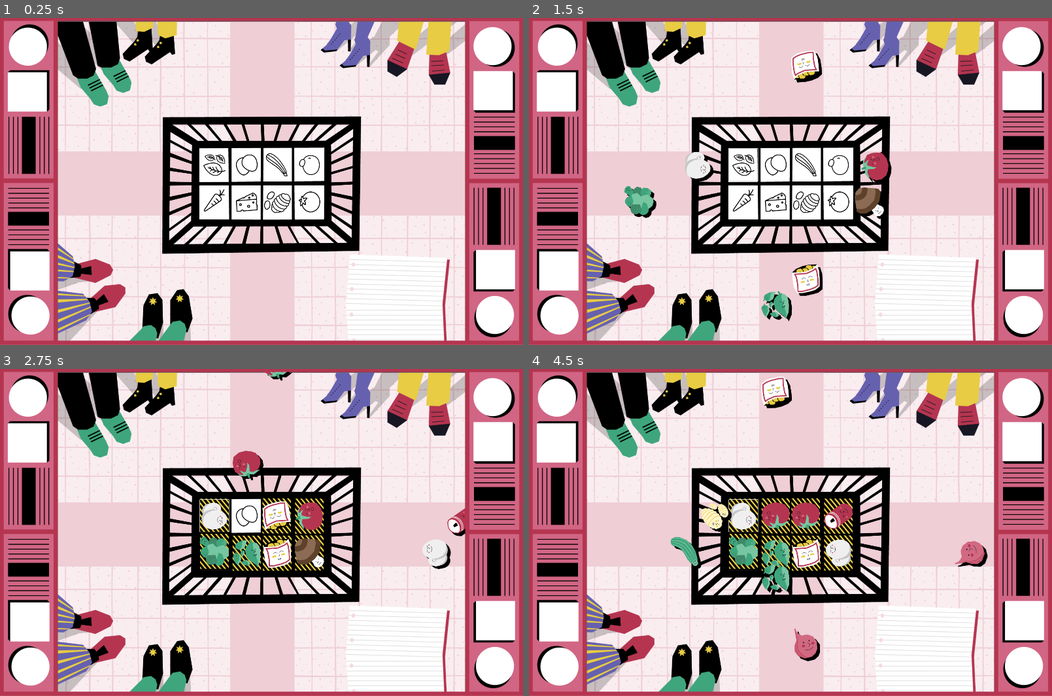
Above: before the commit, frames 1-4 (two rows, left to right).
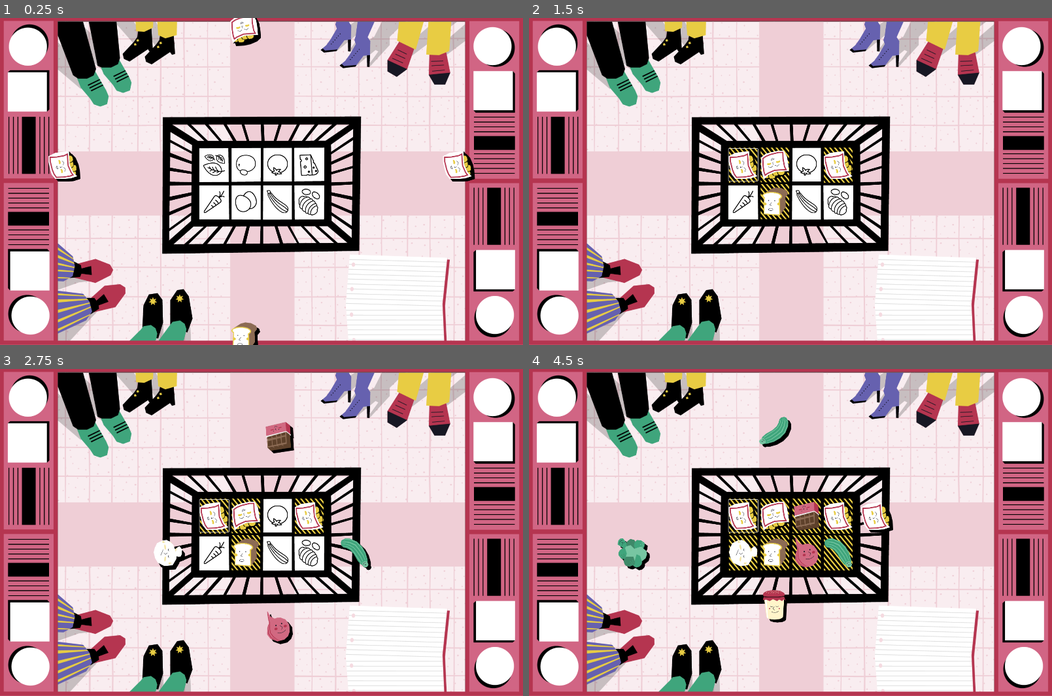
Above: after the commit, the same moments.

Repository: nuco-san/rotary_game
Game: Godot game, scene res://minigioco_1.tscn
Same seed, same stepped clock (60 frames per second), same inputs: the game is played once before the commit and once after it.
Inputs (mouse positions are in pixels of both pictures, inside the frame that each line leads up to):
- Up to frame 1 (0.25 s): no input
- Up to frame 2 (1.5 s): click (743, 165) at 0.52 s; click (743, 165) at 1.27 s
- Up to frame 3 (2.75 s): click (214, 516) at 2.02 s
- Up to frame 4 (4.5 s): move the mouse to (989, 519) at 2.77 s; click (989, 519) at 2.92 s; move the mouse to (602, 516) at 3.52 s; click (602, 516) at 3.67 s; move the mouse to (654, 552) at 4.27 s; click (654, 552) at 4.42 s

The runs differ from the first frame. In frame 1, 2.5% of the frame differs, in the area x 9-91%, y 0-100%; in frame 2, 5.1%; in frame 3, 6.1%; in frame 4, 7.2%, in the area x 16-88%, y 2-90%.

Commit message:
fatto una build web

Diff:
--- a/food_track.gd
+++ b/food_track.gd
@@ -1,12 +1,13 @@
 extends Node2D
 
+signal track_empty
+
+@export var track_id : int
 @export var moving_food : PackedScene
 @export var finishing_point : Marker2D
 
 @export var food_res : FoodRes
 @export var acceptable_id : String
-
-@export var spawn_time_interval : Vector2
 
 @export var sprite_rotation : float = 0.0
 
@@ -18,13 +19,6 @@
 	$FinishingPoint/FoodIcon.texture = load("res://03_Icone_EXPORT_ROTARY/" + acceptable_id + "_icona.png")
 	$FinishingPoint/FoodIcon.rotation_degrees = sprite_rotation
 	$FinishingPoint/ArrivedFoodSprite.rotation_degrees = sprite_rotation
-	prepare_spawn()
-
-
-func prepare_spawn():
-	randomize()
-	$Timer.wait_time = randf_range(spawn_time_interval.x, spawn_time_interval.y)
-	$Timer.start()
 
 
 func spawn_food():
@@ -34,11 +28,12 @@
 	var random_id = food_res.food_ids[randi() % food_res.food_ids.size()]
 	new_food.set_id(random_id)
 	new_food.set_sprite_rotation(sprite_rotation)
-	new_food.food_clicked.connect(_on_food_clicked)
+	new_food.food_clicked.connect(_on_food_avoided)
 	new_food.move(finishing_point)
 
 
 func _on_destination_area_entered(area):
+	track_empty.emit(track_id)
 	if acceptable_id == area.food_id:
 		print(area.food_id)
 		$FinishingPoint/FoodBackground.texture = load("res://04_Sprite_EXPORT_ROTARY/Slot_corretto.png")
@@ -46,11 +41,10 @@
 		$FinishingPoint/FoodBackground.texture = load("res://04_Sprite_EXPORT_ROTARY/Slot_sbagliato.png")
 	$FinishingPoint/ArrivedFoodSprite.texture = load("res://04_Sprite_EXPORT_ROTARY/Sprite_prodotti_senzaombra_EXPORT_ROTARY/" + area.food_id + "_sprite.png")
 	area.destroy()
-	prepare_spawn()
 
 
-func _on_food_clicked():
-	prepare_spawn()
+func _on_food_avoided():
+	track_empty.emit(track_id)
 
 
 func _on_clear_button_pressed():
--- a/food_track.tscn
+++ b/food_track.tscn
@@ -12,8 +12,7 @@
 moving_food = ExtResource("1_syq3h")
 finishing_point = NodePath("FinishingPoint")
 food_res = ExtResource("3_aetv5")
-acceptable_id = "Cipolla"
-spawn_time_interval = Vector2(0.2, 2)
+acceptable_id = "Basilico"
 
 [node name="FinishingPoint" type="Marker2D" parent="."]
 position = Vector2(666, 0)
--- a/minigioco_1.tscn
+++ b/minigioco_1.tscn
@@ -1,8 +1,8 @@
 [gd_scene load_steps=6 format=3 uid="uid://o2sn21hp4o6q"]
 
 [ext_resource type="Texture2D" uid="uid://u50vlx67dgir" path="res://02_Sfondi_EXPORT_ROTARY/Sfondo_1_sotto.png" id="1_dqomy"]
-[ext_resource type="PackedScene" uid="uid://bumq6v5ke4wr3" path="res://food_track.tscn" id="2_0ecwa"]
 [ext_resource type="Texture2D" uid="uid://dqk8h2acy0fnk" path="res://02_Sfondi_EXPORT_ROTARY/Sfondo_1_sopra.png" id="3_16vsc"]
+[ext_resource type="PackedScene" uid="uid://byqe3fujk7gld" path="res://track_manager.tscn" id="3_f0adg"]
 
 [sub_resource type="Shader" id="Shader_blodx"]
 code = "shader_type canvas_item;
@@ -47,68 +47,6 @@
 position = Vector2(960, 600)
 texture = ExtResource("1_dqomy")
 
-[node name="FoodTrack_left1" parent="." instance=ExtResource("2_0ecwa")]
-position = Vector2(159, 542)
-acceptable_id = "Basilico"
-sprite_rotation = 90.0
-
-[node name="FinishingPoint" parent="FoodTrack_left1" index="0"]
-position = Vector2(628, -2)
-
-[node name="FoodTrack_left2" parent="." instance=ExtResource("2_0ecwa")]
-position = Vector2(159, 671)
-acceptable_id = "Carota"
-sprite_rotation = 90.0
-
-[node name="FinishingPoint" parent="FoodTrack_left2" index="0"]
-position = Vector2(628, -2)
-
-[node name="FoodTrack_bottom1" parent="." instance=ExtResource("2_0ecwa")]
-position = Vector2(903, 1250)
-acceptable_id = "Formaggio"
-
-[node name="FinishingPoint" parent="FoodTrack_bottom1" index="0"]
-position = Vector2(3, -574)
-
-[node name="FoodTrack_bottom2" parent="." instance=ExtResource("2_0ecwa")]
-position = Vector2(1015, 1250)
-acceptable_id = "Gnocchi"
-
-[node name="FinishingPoint" parent="FoodTrack_bottom2" index="0"]
-position = Vector2(3, -574)
-
-[node name="FoodTrack_right1" parent="." instance=ExtResource("2_0ecwa")]
-position = Vector2(1772, 559)
-acceptable_id = "Mozzarella"
-sprite_rotation = -90.0
-
-[node name="FinishingPoint" parent="FoodTrack_right1" index="0"]
-position = Vector2(-636, -19)
-
-[node name="FoodTrack_right2" parent="." instance=ExtResource("2_0ecwa")]
-position = Vector2(1774, 674)
-acceptable_id = "Pomodoro"
-sprite_rotation = -90.0
-
-[node name="FinishingPoint" parent="FoodTrack_right2" index="0"]
-position = Vector2(-638, 1)
-
-[node name="FoodTrack_top1" parent="." instance=ExtResource("2_0ecwa")]
-position = Vector2(903, -49)
-acceptable_id = "Uova"
-sprite_rotation = 180.0
-
-[node name="FinishingPoint" parent="FoodTrack_top1" index="0"]
-position = Vector2(3, 588)
-
-[node name="FoodTrack_top2" parent="." instance=ExtResource("2_0ecwa")]
-position = Vector2(1013, -49)
-acceptable_id = "Zucchina"
-sprite_rotation = 180.0
-
-[node name="FinishingPoint" parent="FoodTrack_top2" index="0"]
-position = Vector2(3, 588)
-
 [node name="Sfondo_sopra" type="Sprite2D" parent="."]
 position = Vector2(960, 600)
 texture = ExtResource("3_16vsc")
@@ -118,11 +56,78 @@
 offset_right = 40.0
 offset_bottom = 40.0
 
-[editable path="FoodTrack_left1"]
-[editable path="FoodTrack_left2"]
-[editable path="FoodTrack_bottom1"]
-[editable path="FoodTrack_bottom2"]
-[editable path="FoodTrack_right1"]
-[editable path="FoodTrack_right2"]
-[editable path="FoodTrack_top1"]
-[editable path="FoodTrack_top2"]
+[node name="TrackManager_Left" parent="." instance=ExtResource("3_f0adg")]
+position = Vector2(120, 540)
+
+[node name="FoodTrack1" parent="TrackManager_Left" index="0"]
+sprite_rotation = 90.0
+
+[node name="FoodTrack2" parent="TrackManager_Left" index="1"]
+position = Vector2(0, 135)
+acceptable_id = "Carota"
+sprite_rotation = 90.0
+
+[node name="TrackManager_Right" parent="." instance=ExtResource("3_f0adg")]
+position = Vector2(1788, 540)
+
+[node name="FoodTrack1" parent="TrackManager_Right" index="0"]
+acceptable_id = "Formaggio"
+sprite_rotation = 90.0
+
+[node name="FinishingPoint" parent="TrackManager_Right/FoodTrack1" index="0"]
+position = Vector2(-653, 0)
+
+[node name="FoodTrack2" parent="TrackManager_Right" index="1"]
+position = Vector2(0, 135)
+acceptable_id = "Gnocchi"
+sprite_rotation = 90.0
+
+[node name="FinishingPoint" parent="TrackManager_Right/FoodTrack2" index="0"]
+position = Vector2(-653, 0)
+
+[node name="TrackManager_Top" parent="." instance=ExtResource("3_f0adg")]
+position = Vector2(895, -60)
+
+[node name="FoodTrack1" parent="TrackManager_Top" index="0"]
+acceptable_id = "Mozzarella"
+sprite_rotation = 180.0
+
+[node name="FinishingPoint" parent="TrackManager_Top/FoodTrack1" index="0"]
+position = Vector2(8, 600)
+
+[node name="FoodTrack2" parent="TrackManager_Top" index="1"]
+position = Vector2(130, 1)
+acceptable_id = "Pomodoro"
+sprite_rotation = 180.0
+
+[node name="FinishingPoint" parent="TrackManager_Top/FoodTrack2" index="0"]
+position = Vector2(-6, 599)
+
+[node name="TrackManager_Bottom" parent="." instance=ExtResource("3_f0adg")]
+position = Vector2(895, 1268)
+
+[node name="FoodTrack1" parent="TrackManager_Bottom" index="0"]
+acceptable_id = "Uova"
+
+[node name="FinishingPoint" parent="TrackManager_Bottom/FoodTrack1" index="0"]
+position = Vector2(8, -594)
+
+[node name="FoodTrack2" parent="TrackManager_Bottom" index="1"]
+position = Vector2(130, 1)
+acceptable_id = "Zucchina"
+
+[node name="FinishingPoint" parent="TrackManager_Bottom/FoodTrack2" index="0"]
+position = Vector2(-6, -595)
+
+[editable path="TrackManager_Left"]
+[editable path="TrackManager_Left/FoodTrack1"]
+[editable path="TrackManager_Left/FoodTrack2"]
+[editable path="TrackManager_Right"]
+[editable path="TrackManager_Right/FoodTrack1"]
+[editable path="TrackManager_Right/FoodTrack2"]
+[editable path="TrackManager_Top"]
+[editable path="TrackManager_Top/FoodTrack1"]
+[editable path="TrackManager_Top/FoodTrack2"]
+[editable path="TrackManager_Bottom"]
+[editable path="TrackManager_Bottom/FoodTrack1"]
+[editable path="TrackManager_Bottom/FoodTrack2"]
--- /dev/null
+++ b/track_manager.gd
@@ -0,0 +1,32 @@
+extends Node2D
+
+@export var track_1 : Node2D
+@export var track_2 : Node2D
+
+@export var spawn_time_interval : Vector2
+
+var track_1_empty = false
+var track_2_empty = false
+
+
+
+
+func _ready():
+	track_1.track_empty.connect(_on_track_empty)
+	track_2.track_empty.connect(_on_track_empty)
+	first_spawn()
+
+func first_spawn():
+	track_1.spawn_food()
+
+
+func _on_track_empty(id):
+	print(id)
+	randomize()
+	$Timer.wait_time = randf_range(spawn_time_interval.x, spawn_time_interval.y)
+	$Timer.start()
+	await $Timer.timeout
+	if id == 1:
+		track_2.spawn_food()
+	if id == 2:
+		track_1.spawn_food()
--- /dev/null
+++ b/track_manager.tscn
@@ -0,0 +1,20 @@
+[gd_scene load_steps=3 format=3 uid="uid://byqe3fujk7gld"]
+
+[ext_resource type="Script" path="res://track_manager.gd" id="1_g86de"]
+[ext_resource type="PackedScene" uid="uid://bumq6v5ke4wr3" path="res://food_track.tscn" id="1_i4xf4"]
+
+[node name="TrackManager" type="Node2D" node_paths=PackedStringArray("track_1", "track_2")]
+script = ExtResource("1_g86de")
+track_1 = NodePath("FoodTrack1")
+track_2 = NodePath("FoodTrack2")
+spawn_time_interval = Vector2(0.2, 0.7)
+
+[node name="FoodTrack1" parent="." instance=ExtResource("1_i4xf4")]
+track_id = 1
+
+[node name="FoodTrack2" parent="." instance=ExtResource("1_i4xf4")]
+position = Vector2(0, 122)
+track_id = 2
+
+[node name="Timer" type="Timer" parent="."]
+one_shot = true
Not shown, added: export_presets.cfg
Not shown, added: Builds/HTML/Rotary Game.apple-touch-icon.png
Not shown, added: Builds/HTML/Rotary Game.audio.worklet.js
Not shown, added: Builds/HTML/Rotary Game.html
Not shown, added: Builds/HTML/Rotary Game.icon.png
Not shown, added: Builds/HTML/Rotary Game.js
Not shown, added: Builds/HTML/Rotary Game.pck
Not shown, added: Builds/HTML/Rotary Game.png
Not shown, added: Builds/HTML/Rotary Game.wasm
Not shown, added: Builds/HTML/Rotary Game.worker.js
